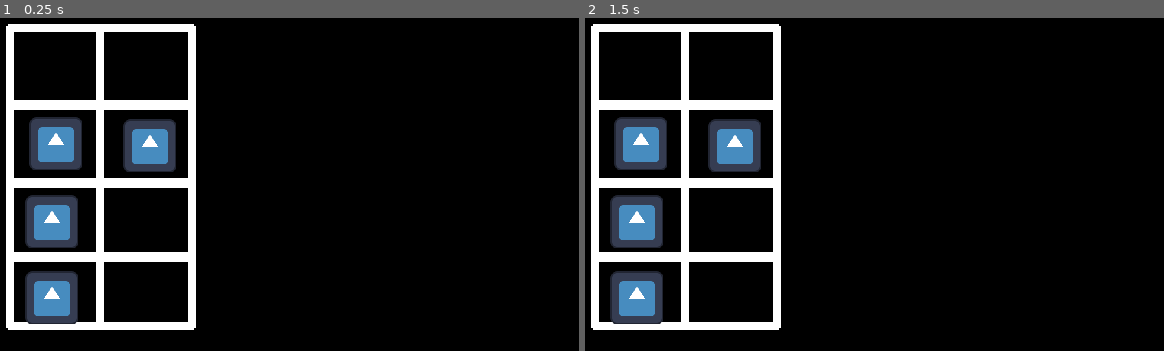
Above: before the commit, frames 1-2 (left to right).
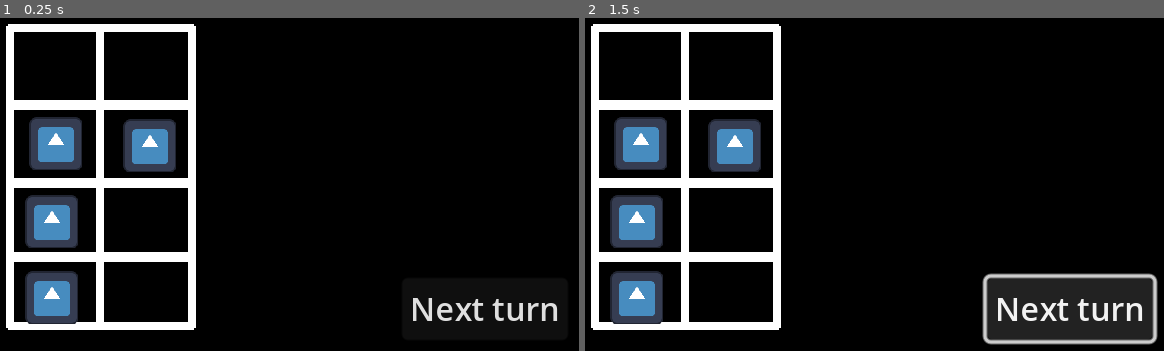
Above: after the commit, the same moments.

Repository: Access547/Computing-Project
Game: Godot game, scene res://Scenes/combat_level.tscn
Two runs of this game, one before a commit and one after it. Both use one fixed random seed, a clock stepped at 60 frames per second and the inputs below. The engine's default icon, where the game draws it, is replaced by a stand-in: a white triangle on a blue panel in a dark square.
Inputs (mouse positions are in pixels of both pictures, inside the frame that each line leads up to):
- Up to frame 1 (0.25 s): no input
- Up to frame 2 (1.5 s): click (1071, 307) at 0.5 s, where only the run after the commit has a clickable "Next turn"; click (1071, 307) at 1.25 s, where only the run after the commit has a clickable "Next turn"

The runs differ from the first frame. In frame 1, 0.7% of the frame differs, in the area x 71-97%, y 84-91%; in frame 2, 6.5%, in the area x 68-99%, y 76-99%.

Commit message:
Added basic effect for tiles
This will allow tiles to be damaged. Currently different tilesets exist as a resource extending DamageEffect, which can be given as a value to the gridInfo dictionary as the "Damage" key. Damage effects currently contain tiles affected as well as how much damage they deal, but is expandable

Diff:
--- /dev/null
+++ b/Resources/Basic Attack.tres
@@ -0,0 +1,8 @@
+[gd_resource type="Resource" script_class="DamageEffect" load_steps=2 format=3 uid="uid://b55lbls1brp54"]
+
+[ext_resource type="Script" path="res://Resources/damage.gd" id="1_h74qm"]
+
+[resource]
+script = ExtResource("1_h74qm")
+tiles = Array[Vector2i]([Vector2i(1, 1)])
+damageAmount = 5
--- /dev/null
+++ b/Resources/damage.gd
@@ -0,0 +1,7 @@
+extends Resource
+class_name DamageEffect
+
+
+
+@export var tiles: Array[Vector2i]
+@export var damageAmount: int
--- a/Scenes/combat_level.tscn
+++ b/Scenes/combat_level.tscn
@@ -51,3 +51,61 @@
 
 [node name="13" type="Marker2D" parent="."]
 position = Vector2(105, 151)
+
+[node name="Menus" type="CanvasLayer" parent="."]
+
+[node name="Main" type="Control" parent="Menus"]
+visible = false
+layout_mode = 3
+anchors_preset = 0
+offset_right = 40.0
+offset_bottom = 40.0
+
+[node name="Backdrop" type="Panel" parent="Menus/Main"]
+layout_mode = 1
+anchors_preset = -1
+anchor_top = 2.975
+anchor_right = 8.0
+anchor_bottom = 4.5
+grow_horizontal = 2
+grow_vertical = 2
+metadata/_edit_use_anchors_ = true
+
+[node name="MarginContainer" type="MarginContainer" parent="Menus/Main/Backdrop"]
+layout_mode = 0
+offset_right = 320.0
+offset_bottom = 61.0
+theme_override_constants/margin_left = 12
+theme_override_constants/margin_top = 12
+theme_override_constants/margin_right = 12
+theme_override_constants/margin_bottom = 12
+
+[node name="VBoxContainer" type="VBoxContainer" parent="Menus/Main/Backdrop/MarginContainer"]
+layout_mode = 2
+
+[node name="Attack" type="RichTextLabel" parent="Menus/Main/Backdrop/MarginContainer/VBoxContainer"]
+layout_mode = 2
+theme_override_font_sizes/normal_font_size = 8
+text = "Attack"
+fit_content = true
+
+[node name="Attack2" type="RichTextLabel" parent="Menus/Main/Backdrop/MarginContainer/VBoxContainer"]
+layout_mode = 2
+theme_override_font_sizes/normal_font_size = 8
+text = "Attack"
+fit_content = true
+
+[node name="Attack3" type="RichTextLabel" parent="Menus/Main/Backdrop/MarginContainer/VBoxContainer"]
+layout_mode = 2
+theme_override_font_sizes/normal_font_size = 8
+text = "Attack"
+fit_content = true
+
+[node name="Button" type="Button" parent="."]
+offset_left = 230.0
+offset_top = 143.0
+offset_right = 313.0
+offset_bottom = 174.0
+text = "Next turn"
+
+[connection signal="pressed" from="Button" to="." method="_on_button_pressed"]
--- a/Scripts/character.gd
+++ b/Scripts/character.gd
@@ -4,3 +4,10 @@
 
 @export var gridPos: Array[int]
 @export var charName: String
+@export var maxHealth: int
+
+var health: int
+
+
+func _ready():
+	health = maxHealth
--- a/Scripts/combat_level.gd
+++ b/Scripts/combat_level.gd
@@ -2,7 +2,11 @@
 
 var gridInfo = {"character": null,
 				"targeted": true,
-				"effect": null}
+				"effect": null,
+				"damage": null}
+
+
+var turn: int = 1
 
 @export var characters: Array[Character]
 
@@ -19,7 +23,6 @@
 #Below is the grid variable, which is an array that contains 4 2 sized arrays, all containing the above
 #'gridInfo' dictionary. To reference a specific grid space, follow the chart above. AKA to get info about tile
 #1,2, you would write grid[1][2]["key"]
-
 
 var grid =	 [[gridInfo.duplicate(false), gridInfo.duplicate(),
  			 gridInfo.duplicate(false), gridInfo.duplicate()],
@@ -59,5 +62,23 @@
 			MoveCharacter(characters[i]) #Moves current character
 
 
+#Moves the character physically in space
 func MoveCharacter(character) -> void:
 	character.position = get_node(GetCharacterGridPosAsString(character)).position
+
+
+#Sets the grid effect of a tile. A grid effect is how enemies damage players by creating hazards on grid tiles
+func SetGridEffect(effect: DamageEffect) -> void:
+	for i in effect.tiles.size():
+		grid[effect.tiles[i].x][effect.tiles[i].y]["damage"] = effect
+
+
+func _on_button_pressed() -> void:
+	pass
+
+
+
+
+#Passes the turn on a character and onto the next character
+func ResolveTurn(character) -> void:
+	pass
